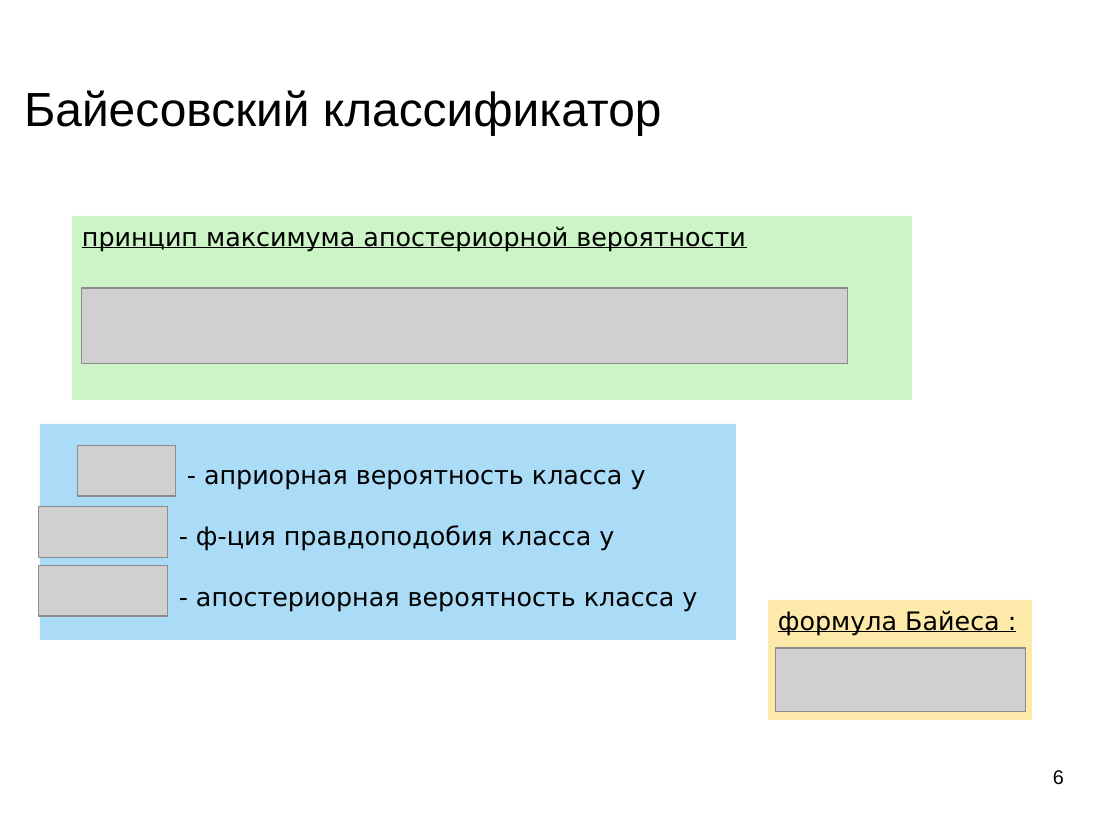
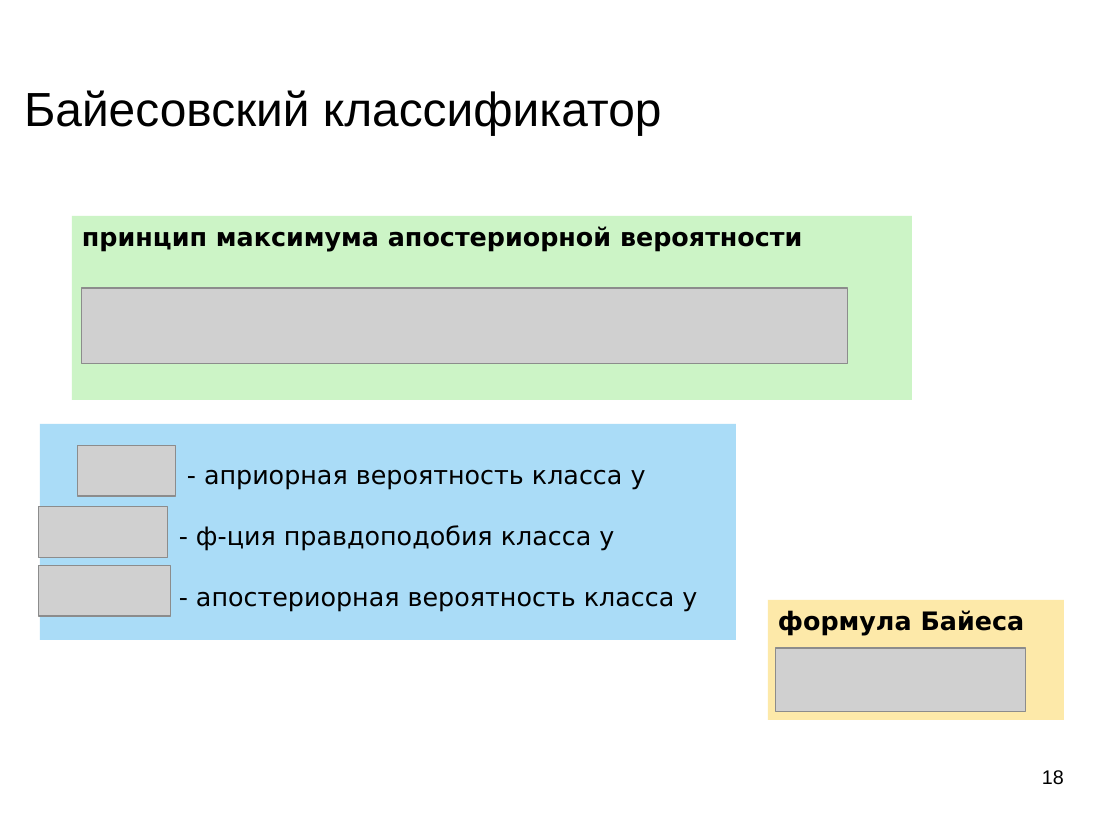
Before and after one commit to mechanoid5/ml_lectorium_2024_I, a slide deck: slide 18 of 08-bayes.odp (slide 6 before the commit). Drawn at 1120x840 pixels with LibreOffice and Linux fonts; fonts in the diff are those of the drawing; grey boxes stand for pictures; background and template pictures are left out. Boxes give left, top, right and bottom in pixels: in the first picture for what was removed or moved away, otherwise in the second. Text is boxed around its words. In the diff, an @@ line names an element or a change of style, - is before the commit and + after.

```diff
--- a/08-bayes.odp
+++ b/08-bayes.odp
@@ rectangle "принцип максимума апостериорной вероятности" at [72, 216, 913, 400]: bold on, underline off @@
@@ rectangle "формула Байеса": place and size @@
-rectangle "формула Байеса" at [768, 601, 1033, 721]
+rectangle "формула Байеса" at [768, 601, 1064, 721]
@@ text in rectangle at [778, 610, 1025, 636]: text changed; bold on @@
-формула Байеса :
+формула Байеса
@@ page number at [1042, 770, 1064, 785]: text changed @@
-6
+18
```
Also in this commit, not shown: 7 other slides changed, 12 slides added, 5 other files.
